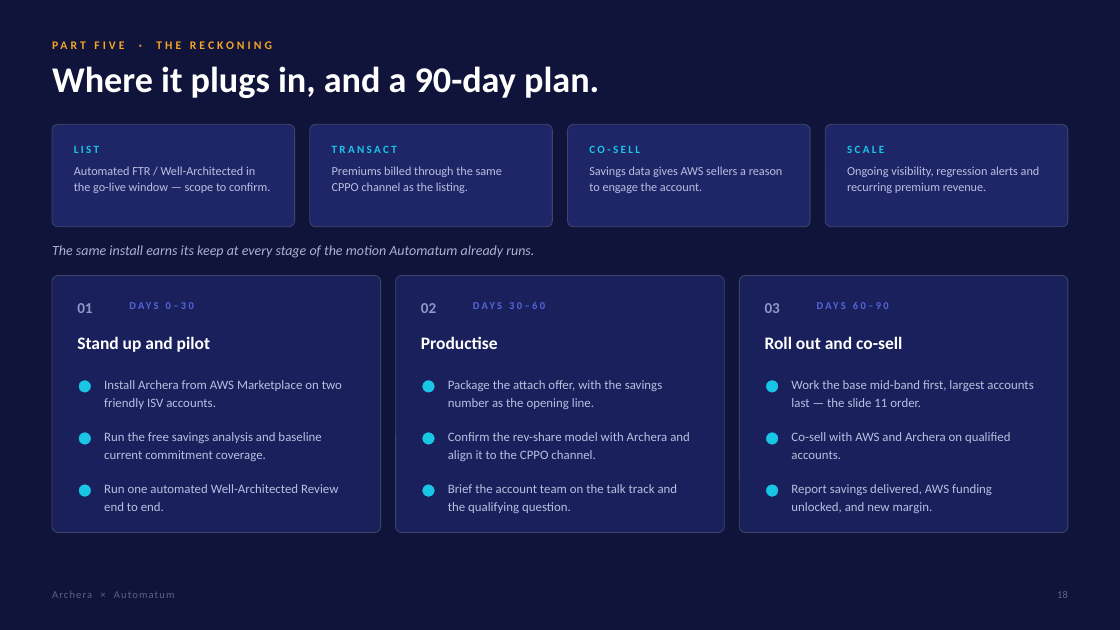
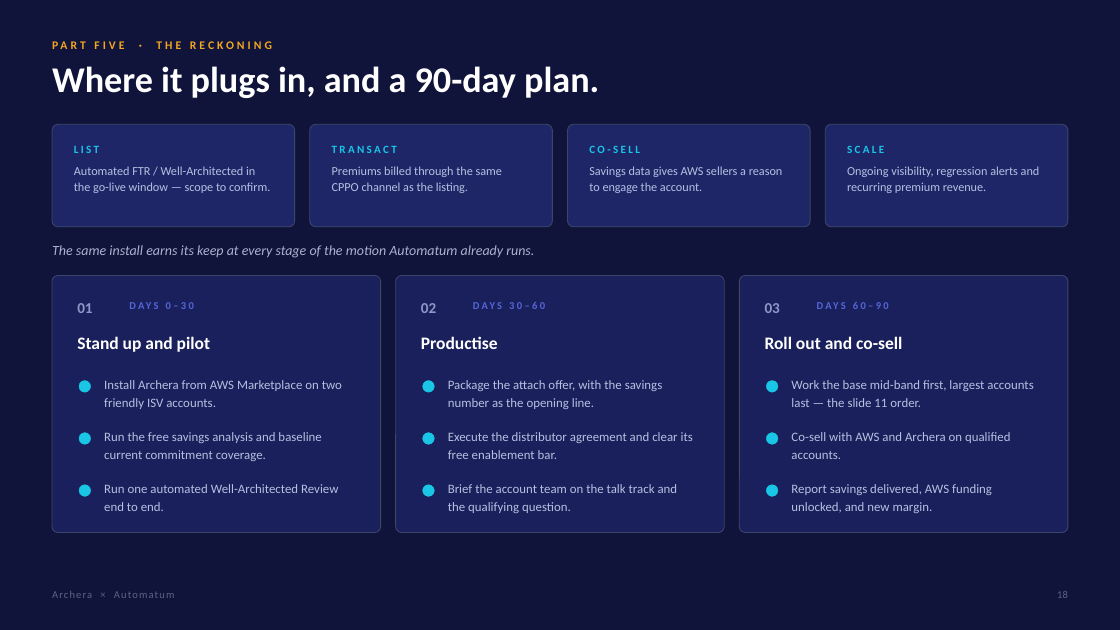
Before and after one commit to KianteEvans/barberbook, a slide deck: slide 18 of decks/Archera-for-Automatum.pptx. Drawn at 1120x630 pixels with LibreOffice and Linux fonts; fonts in the diff are those of the drawing. Boxes give left, top, right and bottom in pixels: in the first picture for what was removed or moved away, otherwise in the second. Text is boxed around its words. In the diff, an @@ line names an element or a change of style, - is before the commit and + after.

```diff
--- a/decks/Archera-for-Automatum.pptx
+++ b/decks/Archera-for-Automatum.pptx
@@ text at (x1=448, y1=432, x2=693, y2=459): text changed @@
-Confirm the rev-share model with Archera and align it to the CPPO channel.
+Execute the distributor agreement and clear its free enablement bar.
```
Also in this commit, not shown: 6 other slides changed, 2 other files.
